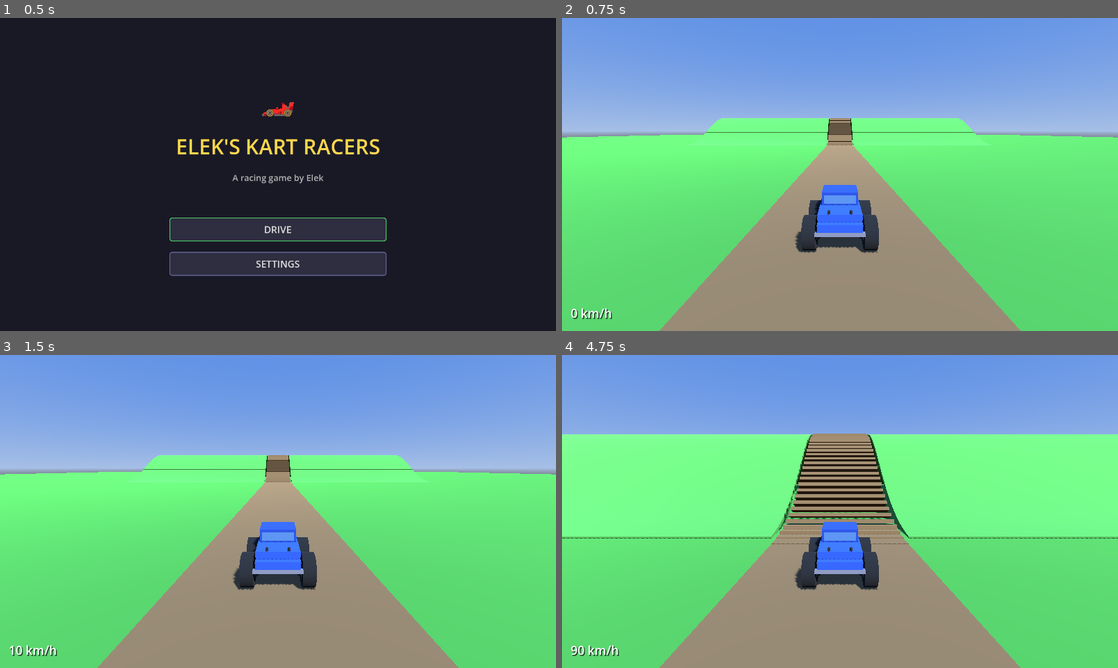
Above: before the commit, frames 1-4 (two rows, left to right).
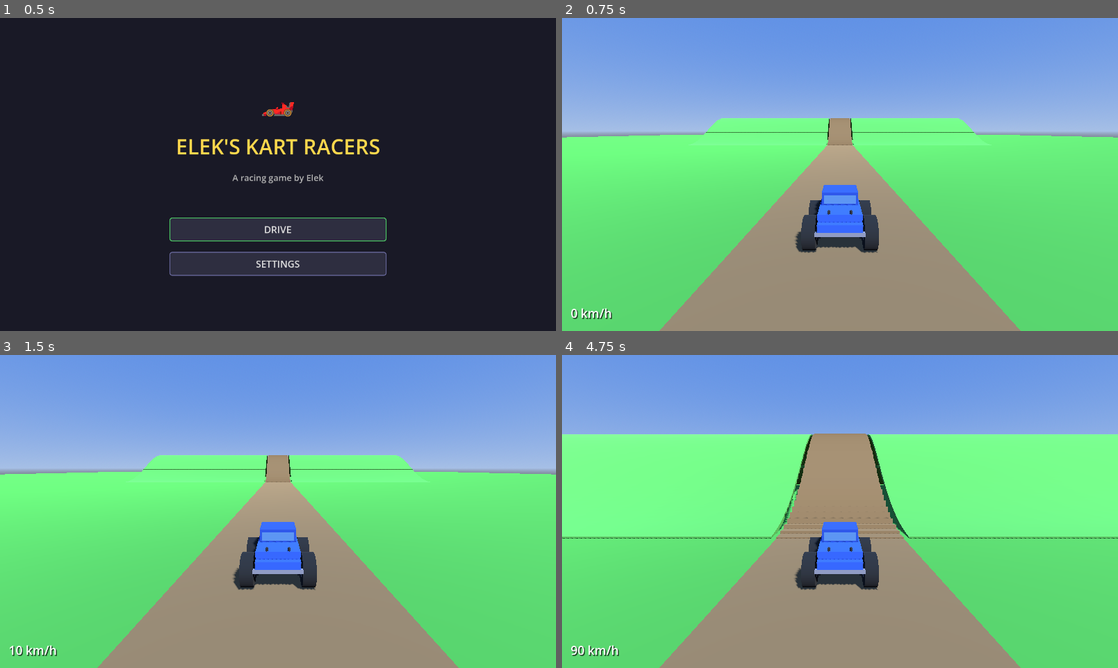
Above: after the commit, the same moments.

Repository: withdoron/Elek-games
Game: Godot game, scene res://node_3d.tscn
The game is run twice, just before and just after one commit, with the same random seed, the same clock (stepped at 60 frames per second) and the same inputs.
Inputs:
- Up to frame 1 (0.5 s): no input
- Up to frame 2 (0.75 s): click "DRIVE" at 0.5 s
- Up to frame 3 (1.5 s): tap Enter at 1.25 s; hold W (accelerate) from 1.28 s (still down)
- Up to frame 4 (4.75 s): keep holding W (accelerate)

Frame 1 is identical in both runs. In frame 2, 0.1% of the frame differs, in the area x 47-53%, y 32-41%; in frame 3, less than 0.1%; in frame 4, 1.9%, in the area x 37-63%, y 25-61%.

Commit message:
TRACK: solid road — deep 3-unit slabs hide seams below surface
Road segments are now 3 units thick (positioned 1.4 below surface),
so the bulk sits underground and only the top face is visible. Seams
between tilted segments are buried, matching how the green hill works.

Co-Authored-By: Claude Opus 4.6 (1M context) <noreply@anthropic.com>

Diff:
--- a/kart-racers/scripts/main_setup.gd
+++ b/kart-racers/scripts/main_setup.gd
@@ -89,13 +89,13 @@
 
 		var slope_angle = atan2(h_front - h_back, seg_length)
 
-		# Make each strip a thick slab so tilted edges overlap and fill gaps
+		# Deep slab — bulk is hidden below surface, top face is the road
 		var segment = MeshInstance3D.new()
 		var box = BoxMesh.new()
-		box.size = Vector3(road_width, 0.4, seg_length * 1.15)
+		box.size = Vector3(road_width, 3.0, seg_length * 1.15)
 		segment.mesh = box
 		segment.material_override = road_mat
-		segment.position = Vector3(0, h_mid - 0.1, z_mid)
+		segment.position = Vector3(0, h_mid - 1.4, z_mid)
 		segment.rotation.x = slope_angle
 		add_child(segment)
 
